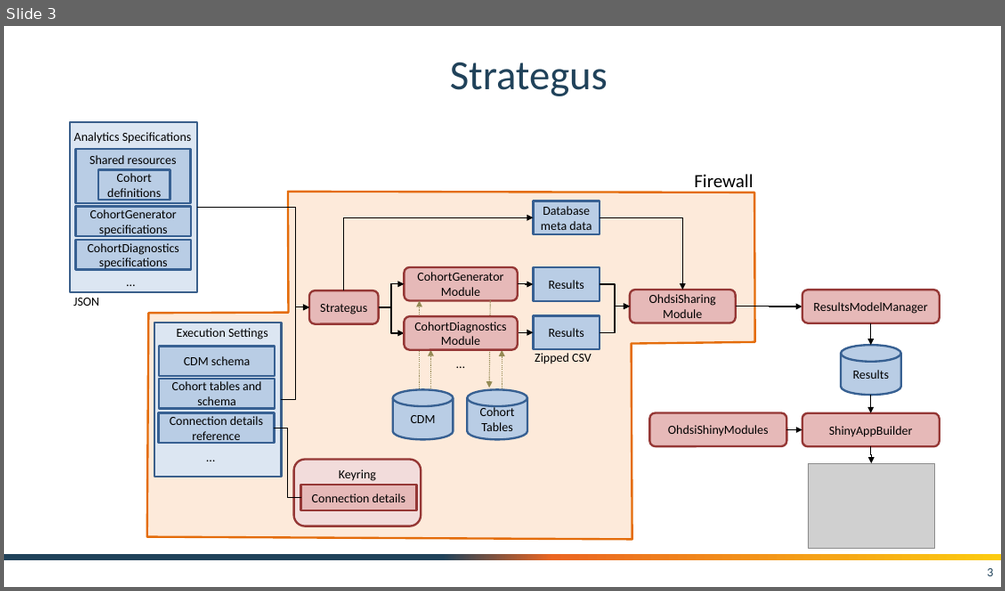
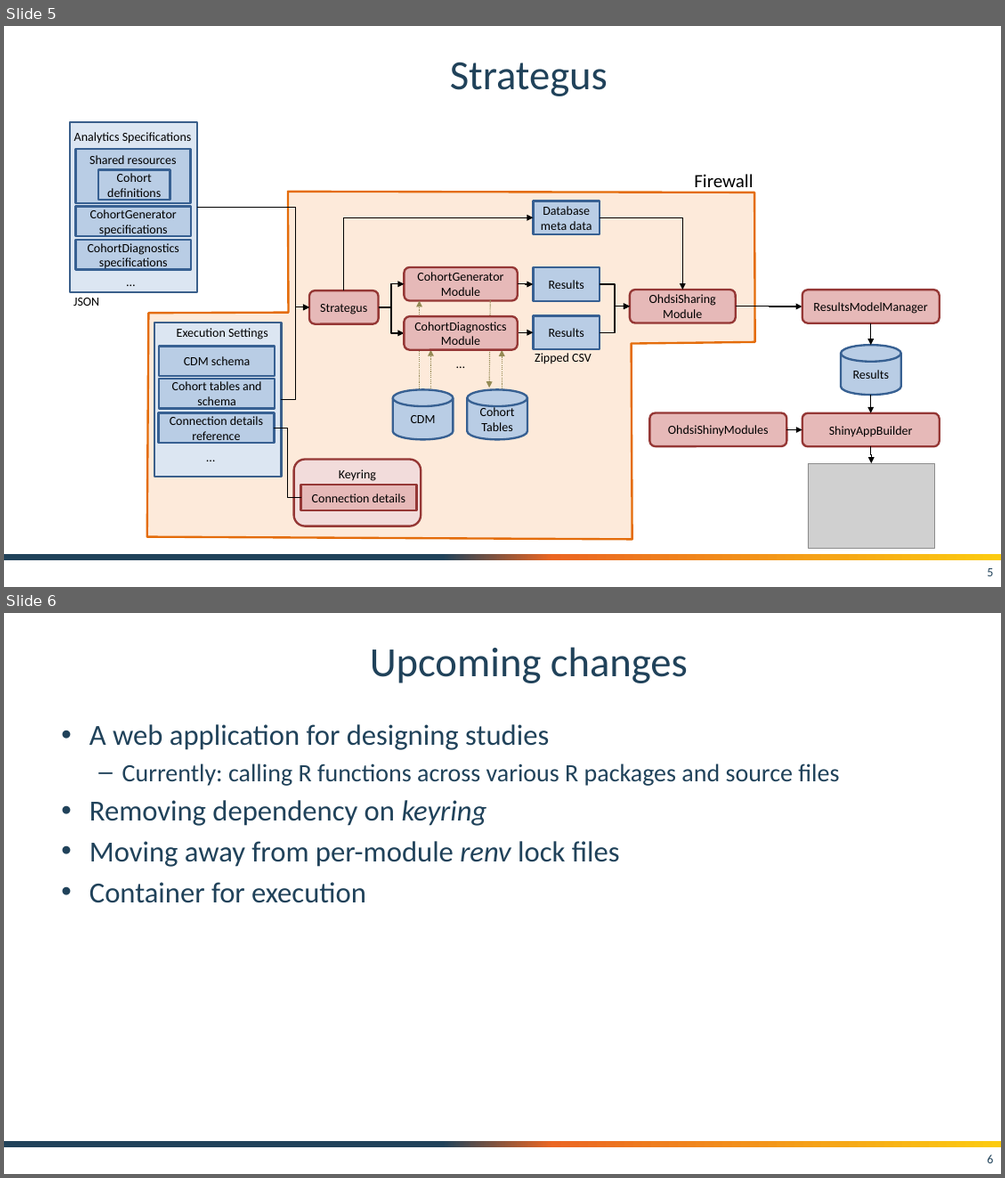
Before and after one commit to OHDSI/Tutorial-Hades, a slide deck: slides/Strategus.pptx. Shown one above the other, each under a label of ours: slide 3 before the commit, slides 5 and 6 after it. The pictures are 1005x591 and 1005x1178 pixels, drawn with LibreOffice and Linux fonts; fonts in the diff are those of the drawing; grey boxes stand for pictures; background and template pictures are left out. Boxes give left, top, right and bottom in pixels: in the first picture for what was removed or moved away, otherwise in the second. Text is boxed around its words. In the diff, an @@ line names an element or a change of style, - is before the commit and + after.

```diff
--- a/slides/Strategus.pptx
+++ b/slides/Strategus.pptx
@@ slide 6 added at box(4, 613, 1001, 1174), background #FFFFFF; not listed: 1 template element that a slide beside it also shows @@
@@ title added at box(370, 647, 688, 683), 40 pt, text #20425A @@
+Upcoming changes
@@ text added at box(89, 724, 839, 903), 28 pt, text #20425A @@
+• A web application for designing studies
+  – Currently: calling R functions across various R packages and source files
+• Removing dependency on keyring
+• Moving away from per-module renv lock files
+• Container for execution
@@ page number added at box(987, 1154, 993, 1163), 12 pt, text #20425A @@
+6
@@ what was slide 3 is now slide 5 @@
@@ page number at box(987, 568, 993, 576): text changed @@
-3
+5
```
Also in this commit, not shown: 3 other slides added, 2 slides removed, 2 other files.
